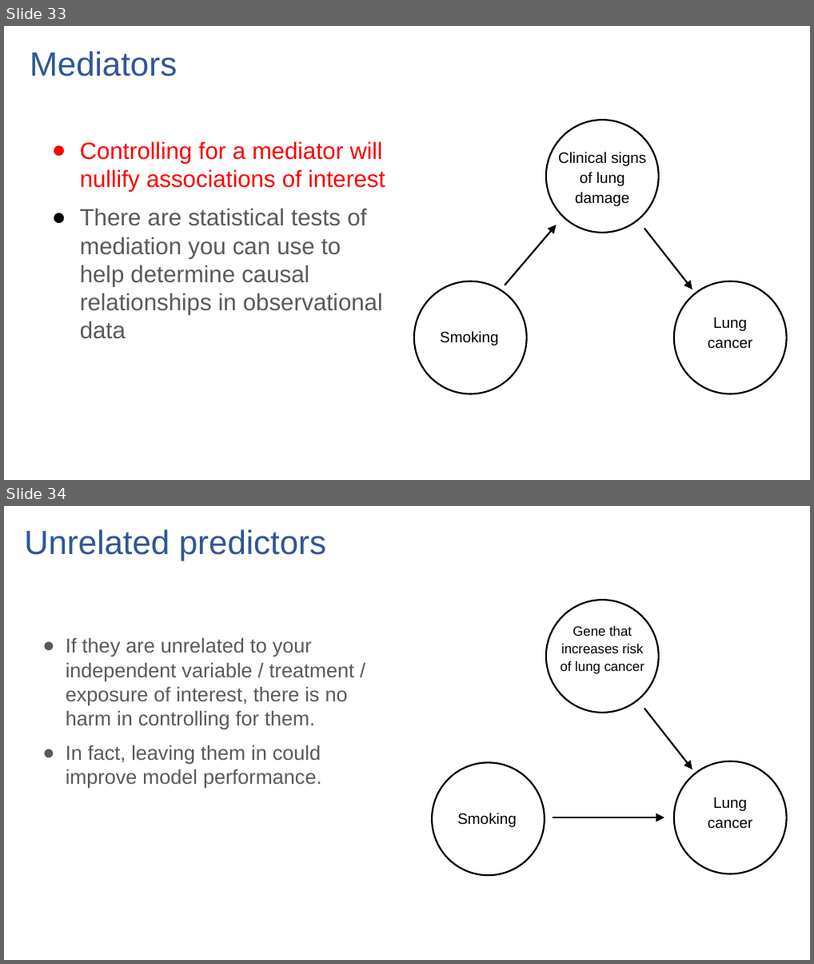
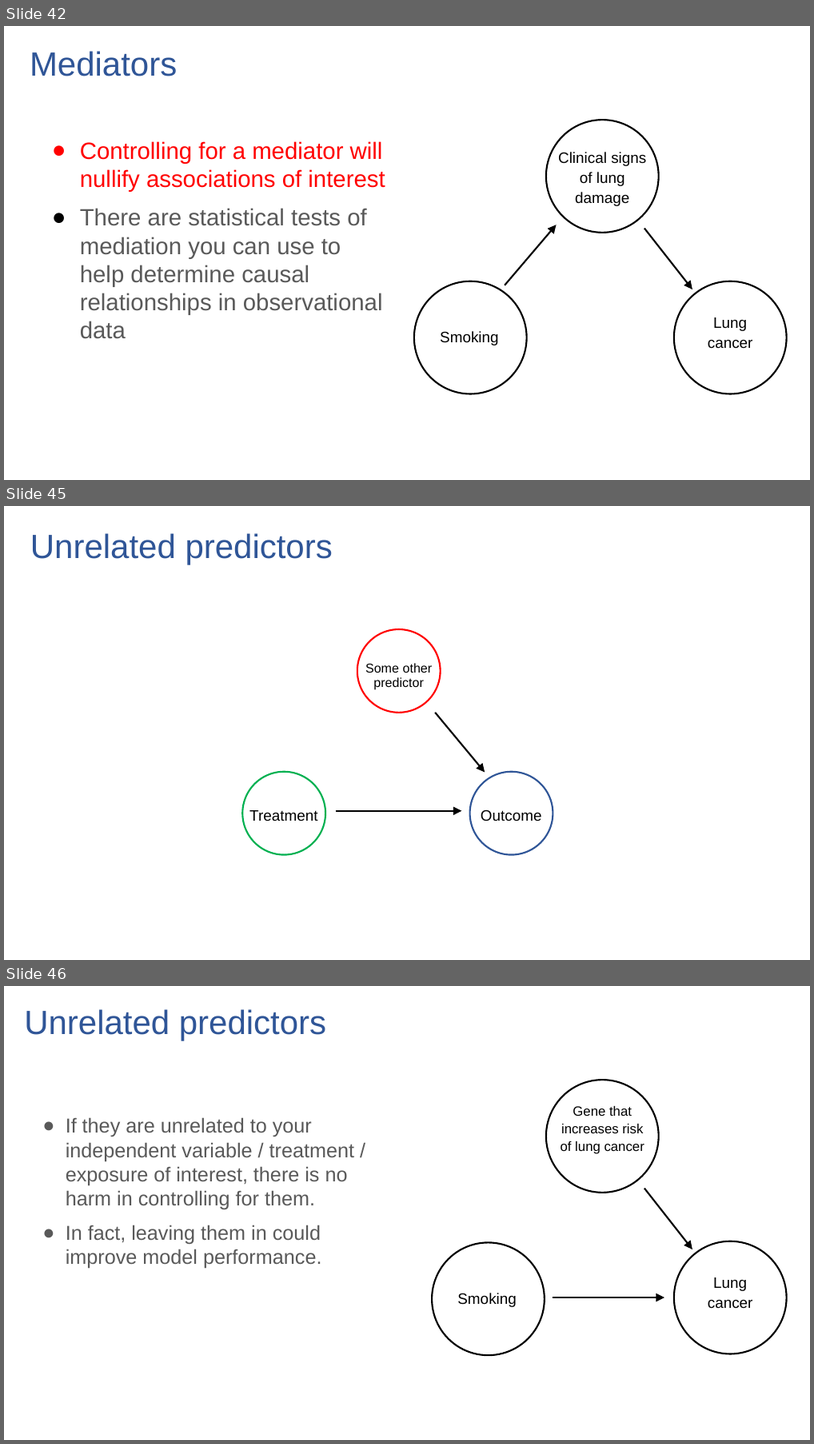
Before and after one commit to ronikobrosly/scipy_2022_causal_inference_tutorial, a slide deck: slides/tutorial_slides.pptx. Shown one above the other, each under a label of ours: slides 33 and 34 before the commit, slides 42, 45 and 46 after it; the slides between them are not shown. The pictures are 814x964 and 814x1444 pixels, drawn with LibreOffice and Linux fonts; fonts in the diff are those of the drawing. Boxes give left, top, right and bottom in pixels: in the first picture for what was removed or moved away, otherwise in the second. Text is boxed around its words. In the diff, an @@ line names an element or a change of style, - is before the commit and + after.

```diff
--- a/slides/tutorial_slides.pptx
+++ b/slides/tutorial_slides.pptx
@@ slide 45 added at (4, 506, 810, 960), background #FFFFFF @@
@@ title added at (30, 533, 333, 565), 40 pt, text #2F5597 @@
+Unrelated predictors
@@ ellipse added at (358, 629, 440, 712), outline #FF0000 2 pt @@
@@ text added at (366, 663, 433, 690), 15.3 pt, text #000000 @@
+Some other predictor
@@ arrow added from (435, 712) to (485, 772), #000000 2 pt @@
@@ ellipse added at (243, 772, 326, 855), outline #00B050 2 pt @@
@@ ellipse added at (470, 772, 554, 855), outline #2F5597 2 pt @@
@@ text added at (250, 810, 318, 821), 18 pt, text #000000 @@
+Treatment
@@ arrow added from (336, 811) to (462, 811), #000000 2 pt @@
@@ text added at (481, 810, 542, 821), 18 pt, text #000000 @@
+Outcome
@@ what was slide 33 is now slide 42 @@
@@ what was slide 34 is now slide 46 @@
```
Also in this commit, not shown: 9 slides changed, 15 other slides added, 3 slides removed, 1 other file.
